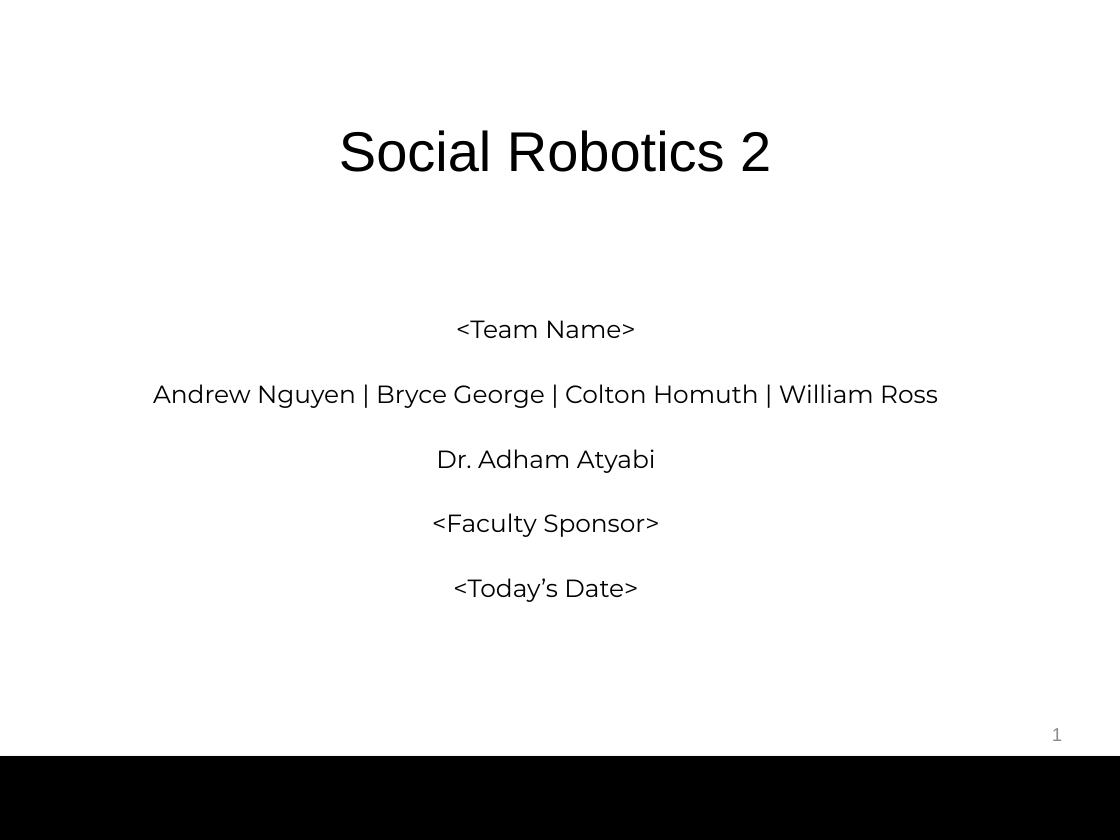
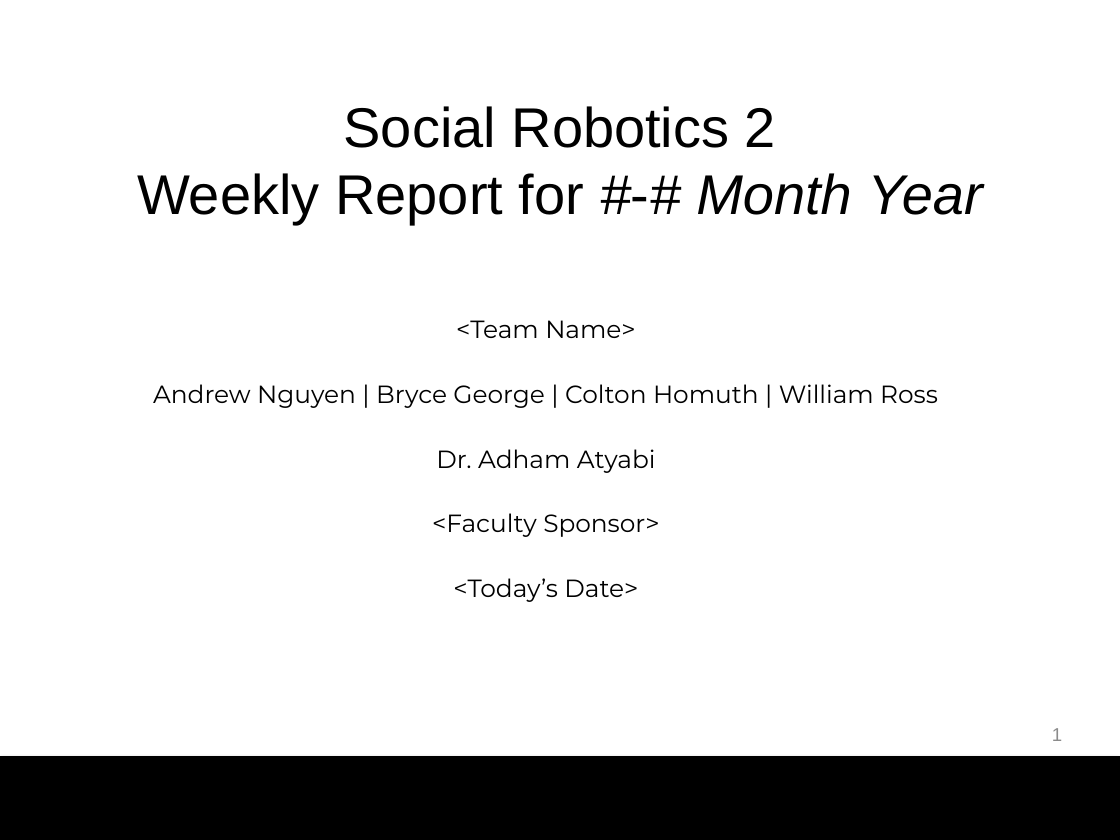
Before and after one commit to bg719/UCCS-Social-Robotics, a slide deck: slide 1 of docs/WeeklyUpdates/WeeklyUpdateTemplate.pptx. Drawn at 1120x840 pixels with LibreOffice and Linux fonts; fonts in the diff are those of the drawing; background and template pictures are left out. Boxes give left, top, right and bottom in pixels: in the first picture for what was removed or moved away, otherwise in the second. Text is boxed around its words. In the diff, an @@ line names an element or a change of style, - is before the commit and + after.

Commit message:
revise: weekly update template and first update revisions

```diff
--- a/docs/WeeklyUpdates/WeeklyUpdateTemplate.pptx
+++ b/docs/WeeklyUpdates/WeeklyUpdateTemplate.pptx
@@ text "Social Robotics 2": place and size @@
-text "Social Robotics 2" at [339, 130, 771, 172]
+text "Social Robotics 2" at [137, 106, 983, 224]
@@ text at [137, 173, 983, 224]: paragraph added @@
+Weekly Report for #-# Month Year
```
Also in this commit, not shown: 1 other file.
